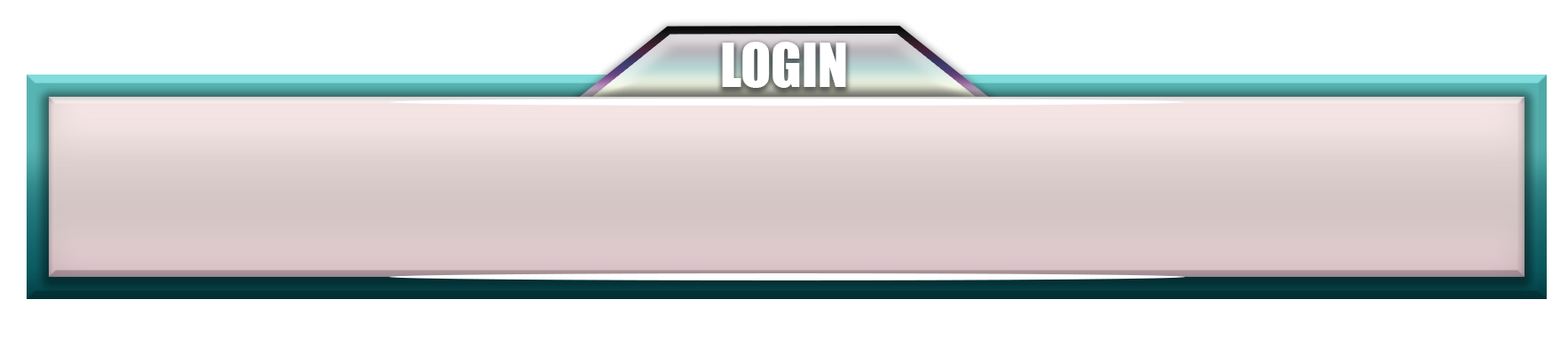
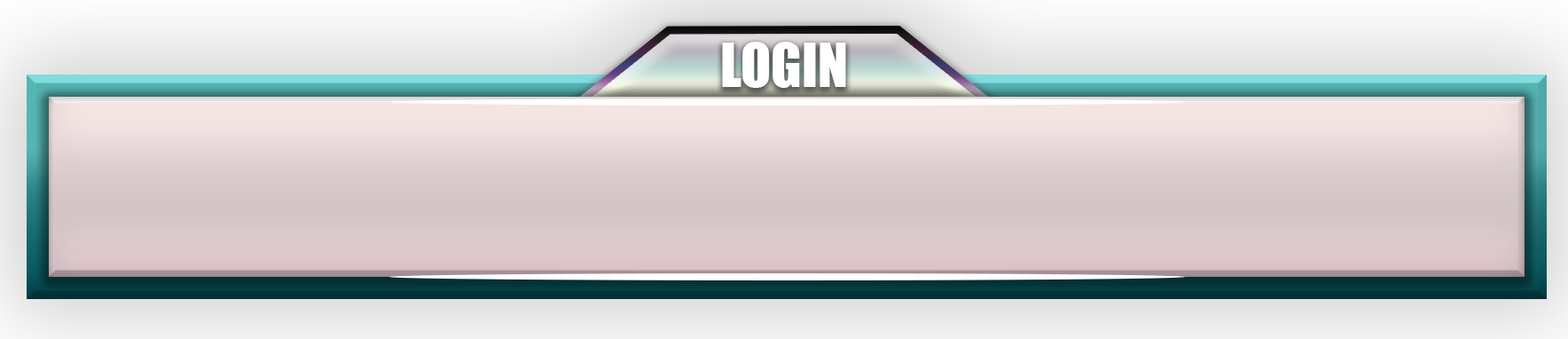
Layered file, before and after one edit (1568 × 339). Changes by layer:
pixels changed over [0, 0, 1568, 339] (layer not identified)
